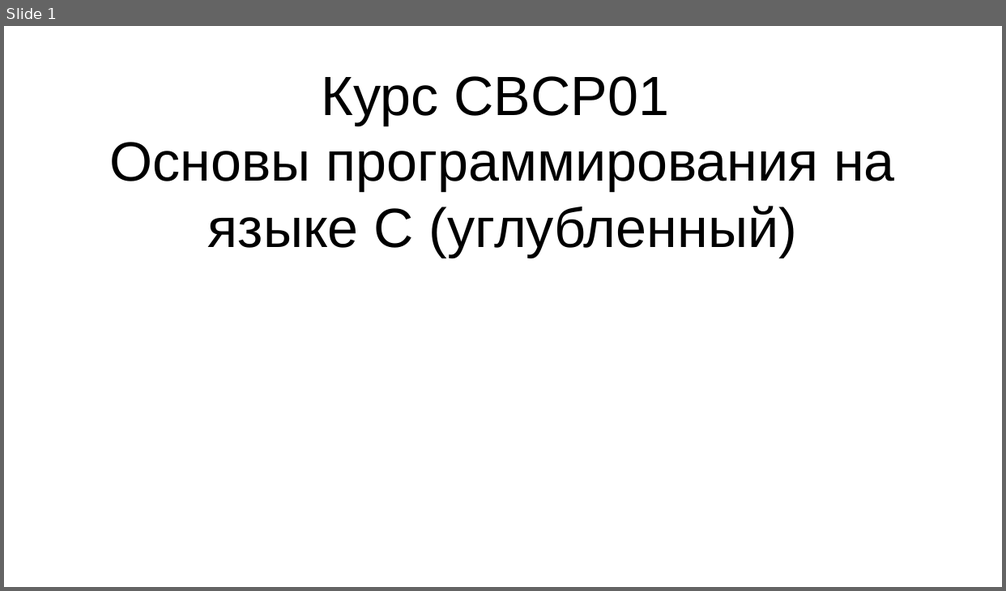
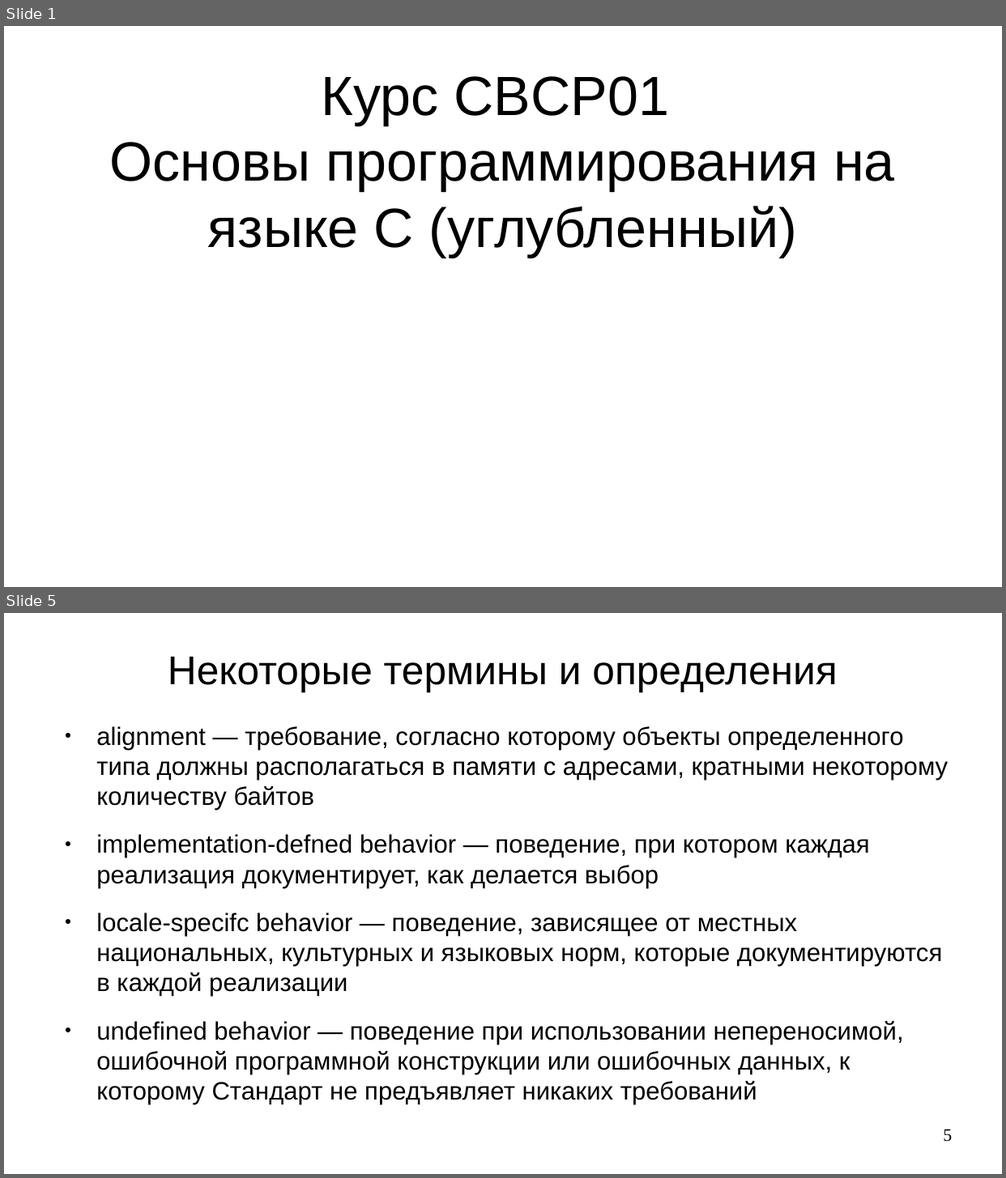
Before and after one commit to steelcraft/stud-lab, a slide deck: Лекции/CACP01.odp. Shown one above the other, each under a label of ours: slide 1 before the commit, slides 1 and 5 after it; the slides between them are not shown. The pictures are 1006x591 and 1006x1178 pixels, drawn with LibreOffice and Linux fonts; fonts in the diff are those of the drawing. Boxes give left, top, right and bottom in pixels: in the first picture for what was removed or moved away, otherwise in the second. Text is boxed around its words. In the diff, an @@ line names an element or a change of style, - is before the commit and + after.

```diff
--- a/Лекции/CACP01.odp
+++ b/Лекции/CACP01.odp
@@ slide 5 added at (4, 613, 1002, 1174), background #FFFFFF @@
@@ title added at (168, 656, 837, 692), 32 pt, text #000000 @@
+Некоторые термины и определения
@@ text added at (96, 726, 948, 1105), 20 pt, text #000000 @@
+● alignment — требование, согласно которому объекты определенного типа должны располагаться в памяти с адресами, кратными некоторому количеству байтов
+● implementation-defned behavior — поведение, при котором каждая реализация документирует, как делается выбор
+● locale-specifc behavior — поведение, зависящее от местных национальных, культурных и языковых норм, которые документируются в каждой реализации
+● undefined behavior — поведение при использовании непереносимой, ошибочной программной конструкции или ошибочных данных, к которому Стандарт не предъявляет никаких требований
@@ page number added at (943, 1129, 952, 1142), 14 pt, text #000000 @@
+5
```
Also in this commit, not shown: 4 other slides added.
